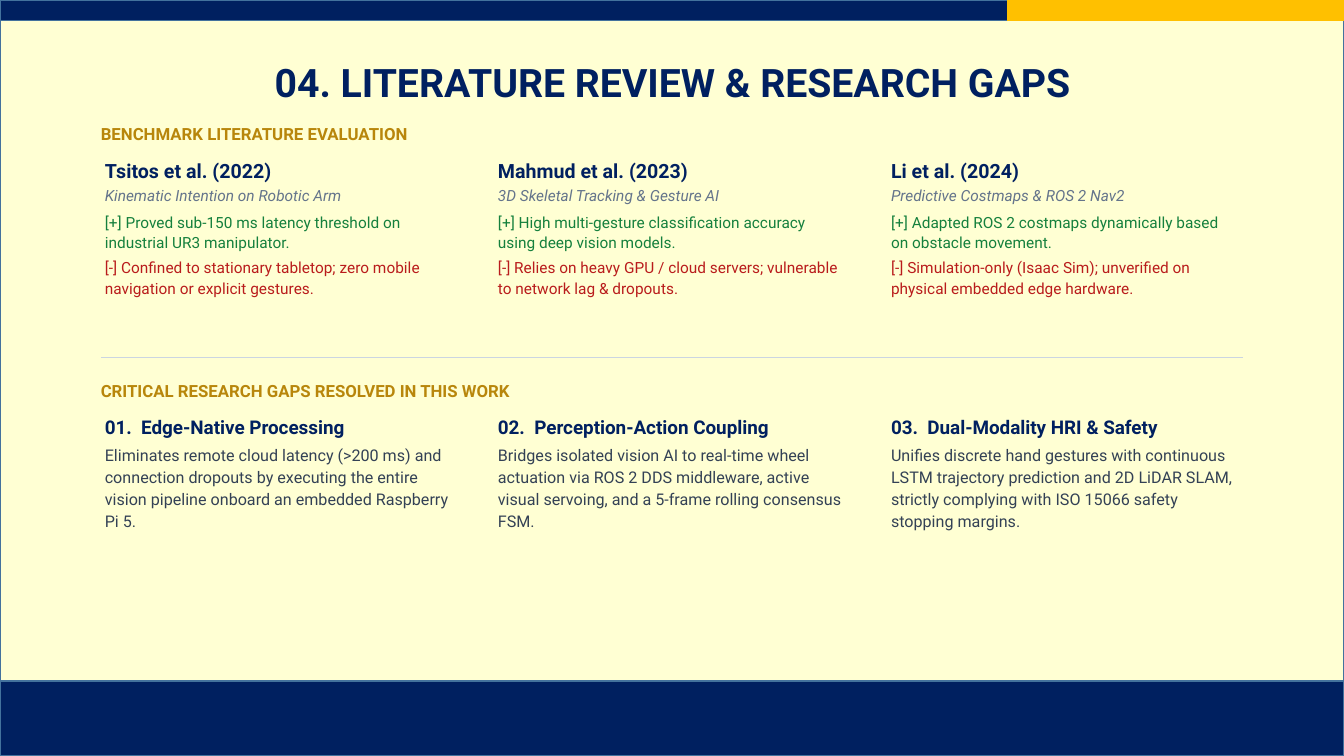
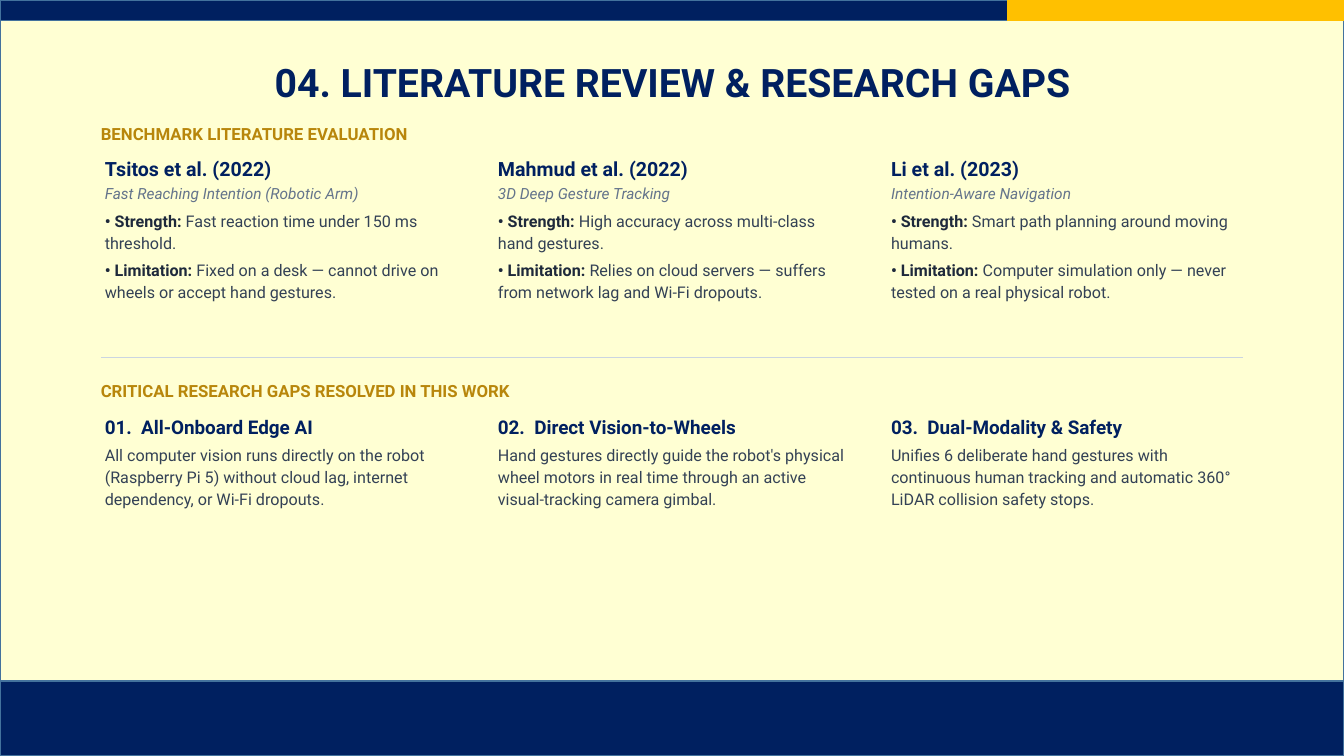
Before and after one commit to AJFACULTY/Intention-Recognition, a slide deck: slide 6 of write_up/Project Final Defense Slides_FINAL.pptx. Drawn at 1344x756 pixels with LibreOffice and Linux fonts; fonts in the diff are those of the drawing; background and template pictures are left out. Boxes give left, top, right and bottom in pixels: in the first picture for what was removed or moved away, otherwise in the second. Text is boxed around its words. In the diff, an @@ line names an element or a change of style, - is before the commit and + after.

Commit message:
fix(slides): polish Slide 6 with calm 2-tone palette and plain-English text

```diff
--- a/write_up/Project Final Defense Slides_FINAL.pptx
+++ b/write_up/Project Final Defense Slides_FINAL.pptx
@@ text at (x1=498, y1=160, x2=826, y2=302): text changed; size 11 to 11.5 pt; text colour #B91C1C to #334155 @@
-Mahmud et al. (2023)
-3D Skeletal Tracking & Gesture AI
-[+] High multi-gesture classification accuracy using deep vision models.
-[-] Relies on heavy GPU / cloud servers; vulnerable to network lag & dropouts.
+Mahmud et al. (2022)
+3D Deep Gesture Tracking
+• Strength: High accuracy across multi-class hand gestures.
+• Limitation: Relies on cloud servers — suffers from network lag and Wi-Fi dropouts.
@@ text at (x1=891, y1=160, x2=1228, y2=302): text changed; size 11 to 11.5 pt; text colour #B91C1C to #334155 @@
-Li et al. (2024)
-Predictive Costmaps & ROS 2 Nav2
-[+] Adapted ROS 2 costmaps dynamically based on obstacle movement.
-[-] Simulation-only (Isaac Sim); unverified on physical embedded edge hardware.
+Li et al. (2023)
+Intention-Aware Navigation
+• Strength: Smart path planning around moving humans.
+• Limitation: Computer simulation only — never tested on a real physical robot.
@@ text at (x1=105, y1=187, x2=438, y2=302): text changed; size 11 to 11.5 pt; text colour #B91C1C to #334155 @@
-Kinematic Intention on Robotic Arm
-[+] Proved sub-150 ms latency threshold on industrial UR3 manipulator.
-[-] Confined to stationary tabletop; zero mobile navigation or explicit gestures.
+Fast Reaching Intention (Robotic Arm)
+• Strength: Fast reaction time under 150 ms threshold.
+• Limitation: Fixed on a desk — cannot drive on wheels or accept hand gestures.
@@ text at (x1=105, y1=419, x2=425, y2=509): text changed @@
-01. Edge-Native Processing
-Eliminates remote cloud latency (>200 ms) and connection dropouts by executing the entire vision pipeline onboard an embedded Raspberry Pi 5.
+01. All-Onboard Edge AI
+All computer vision runs directly on the robot (Raspberry Pi 5) without cloud lag, internet dependency, or Wi-Fi dropouts.
@@ text at (x1=498, y1=419, x2=844, y2=509): text changed @@
-02. Perception-Action Coupling
-Bridges isolated vision AI to real-time wheel actuation via ROS 2 DDS middleware, active visual servoing, and a 5-frame rolling consensus FSM.
+02. Direct Vision-to-Wheels
+Hand gestures directly guide the robot's physical wheel motors in real time through an active visual-tracking camera gimbal.
@@ text at (x1=891, y1=419, x2=1230, y2=509): text changed @@
-03. Dual-Modality HRI & Safety
-Unifies discrete hand gestures with continuous LSTM trajectory prediction and 2D LiDAR SLAM, strictly complying with ISO 15066 safety stopping margins.
+03. Dual-Modality & Safety
+Unifies 6 deliberate hand gestures with continuous human tracking and automatic 360° LiDAR collision safety stops.
```
Also in this commit, not shown: 3 other files.
